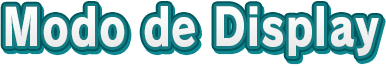
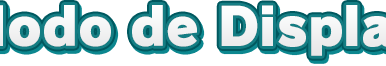
Revision of a layered 386 × 66 image; what changed, layer by layer:
hid "Modo de Display" (1st of 2) over [5, 6, 379, 56]
added layer "Modo de Display" (2nd of 2) above "Display Mode" over [0, 5, 386, 56]
